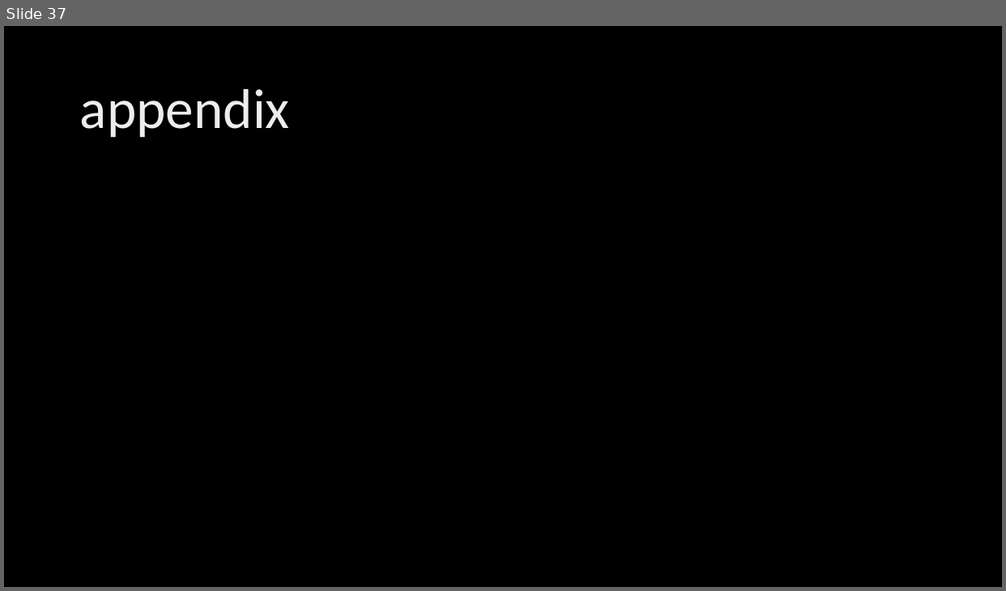
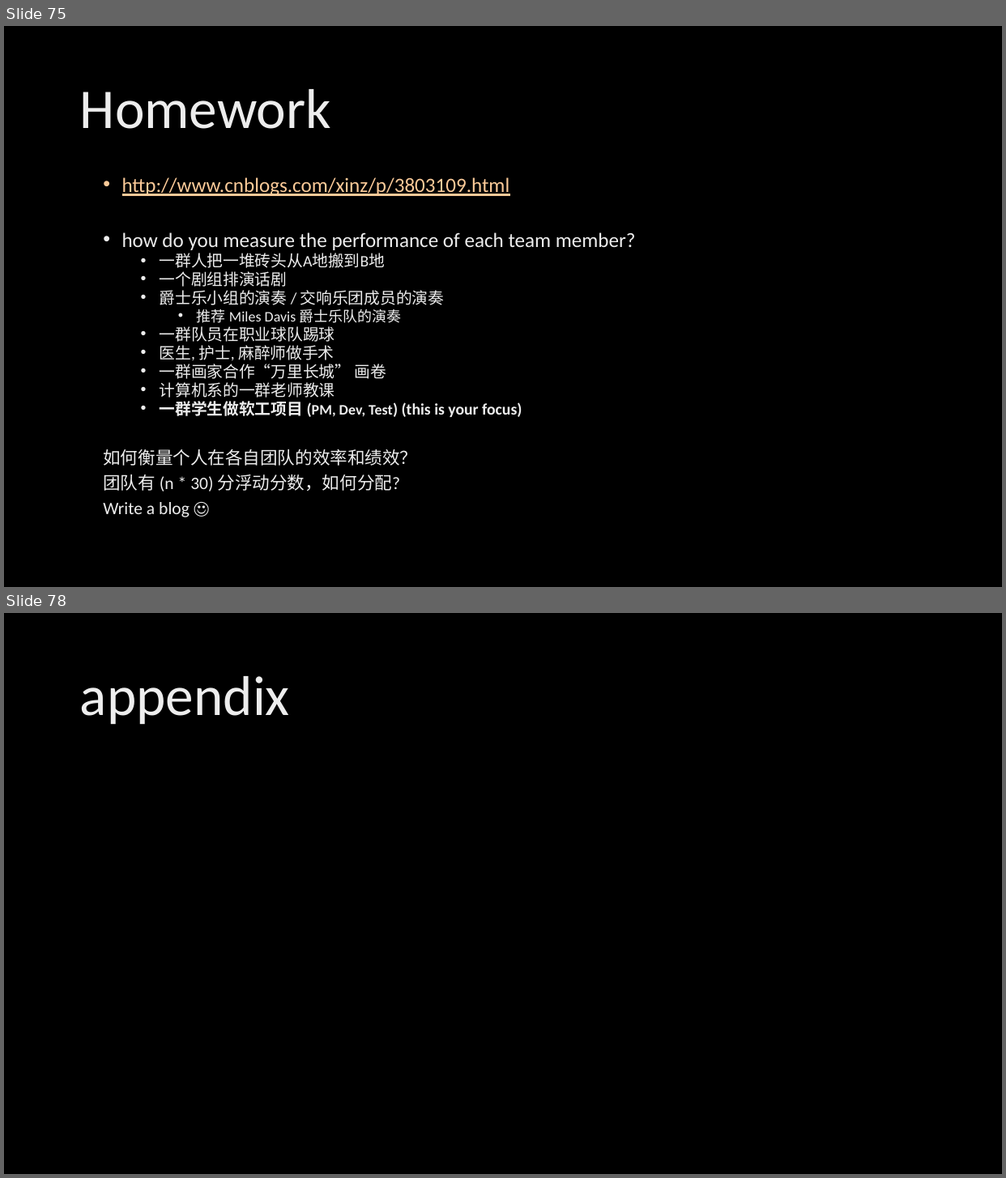
Before and after one commit to xinase/ASE, a slide deck: chapter02/ASE_2_Engineering_Skills.pptx. Shown one above the other, each under a label of ours: slide 37 before the commit, slides 75 and 78 after it; the slides between them are not shown. The pictures are 1006x591 and 1006x1178 pixels, drawn with LibreOffice and Linux fonts; fonts in the diff are those of the drawing; background and template pictures are left out. Boxes give left, top, right and bottom in pixels: in the first picture for what was removed or moved away, otherwise in the second. Text is boxed around its words. In the diff, an @@ line names an element or a change of style, - is before the commit and + after.

```diff
--- a/chapter02/ASE_2_Engineering_Skills.pptx
+++ b/chapter02/ASE_2_Engineering_Skills.pptx
@@ slide 75 added at (x1=4, y1=26, x2=1002, y2=587), background picture (left out) @@
@@ title added at (x1=80, y1=89, x2=331, y2=129), 54 pt, text gradient #BFBFBF to #EDEDED to #FFFFFF @@
+Homework
@@ text added at (x1=103, y1=177, x2=636, y2=518), 15.4 pt, text gradient #BFBFBF to #EDEDED to #FFFFFF @@
+• http://www.cnblogs.com/xinz/p/3803109.html
+• how do you measure the performance of each team member?
+  • 一群人把一堆砖头从A地搬到B地
+  • 一个剧组排演话剧
+  • 爵士乐小组的演奏 / 交响乐团成员的演奏
+    • 推荐 Miles Davis 爵士乐队的演奏
+  • 一群队员在职业球队踢球
+  • 医生, 护士, 麻醉师做手术
+  • 一群画家合作“万里长城” 画卷
+  • 计算机系的一群老师教课
+  • 一群学生做软工项目 (PM, Dev, Test) (this is your focus)
+如何衡量个人在各自团队的效率和绩效？
+团队有 (n * 30) 分浮动分数，如何分配?
+Write a blog ☺
@@ what was slide 37 is now slide 78 @@
```
Also in this commit, not shown: 40 other slides added, 5 other files.
